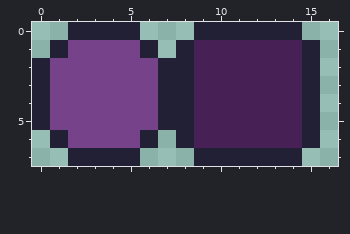
Two versions of one pixel-art file, MasterProjects/Assets/Sprites/characters.aseprite. The first picture shows the starting point.
80x8 pixels, 1 frame. Shown: x 0..16, y 0..7.
The same view after the edit:
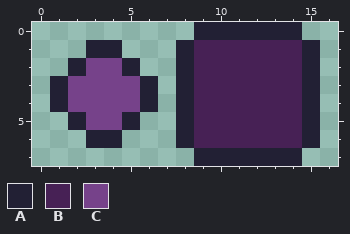
Palette (. is transparent): A #222034  B #472155  C #76428a
What changed:
y 0: x 2..5 AAAA -> ....
y 1: x 1..6 ACCCCA -> ..AA..
y 2: x 0..2 ACC -> ..A; x 5..7 CCA -> A..
y 3..4: x 0..1 AC -> .A; x 6..7 CA -> A.
y 5: x 0..2 ACC -> ..A; x 5..7 CCA -> A..
y 6: x 1..6 ACCCCA -> ..AA..
y 7: x 2..5 AAAA -> ....
Where, in picture pixels (left, top, right, bottom), the same in both pictures:
changed: (32, 22, 176, 166)
